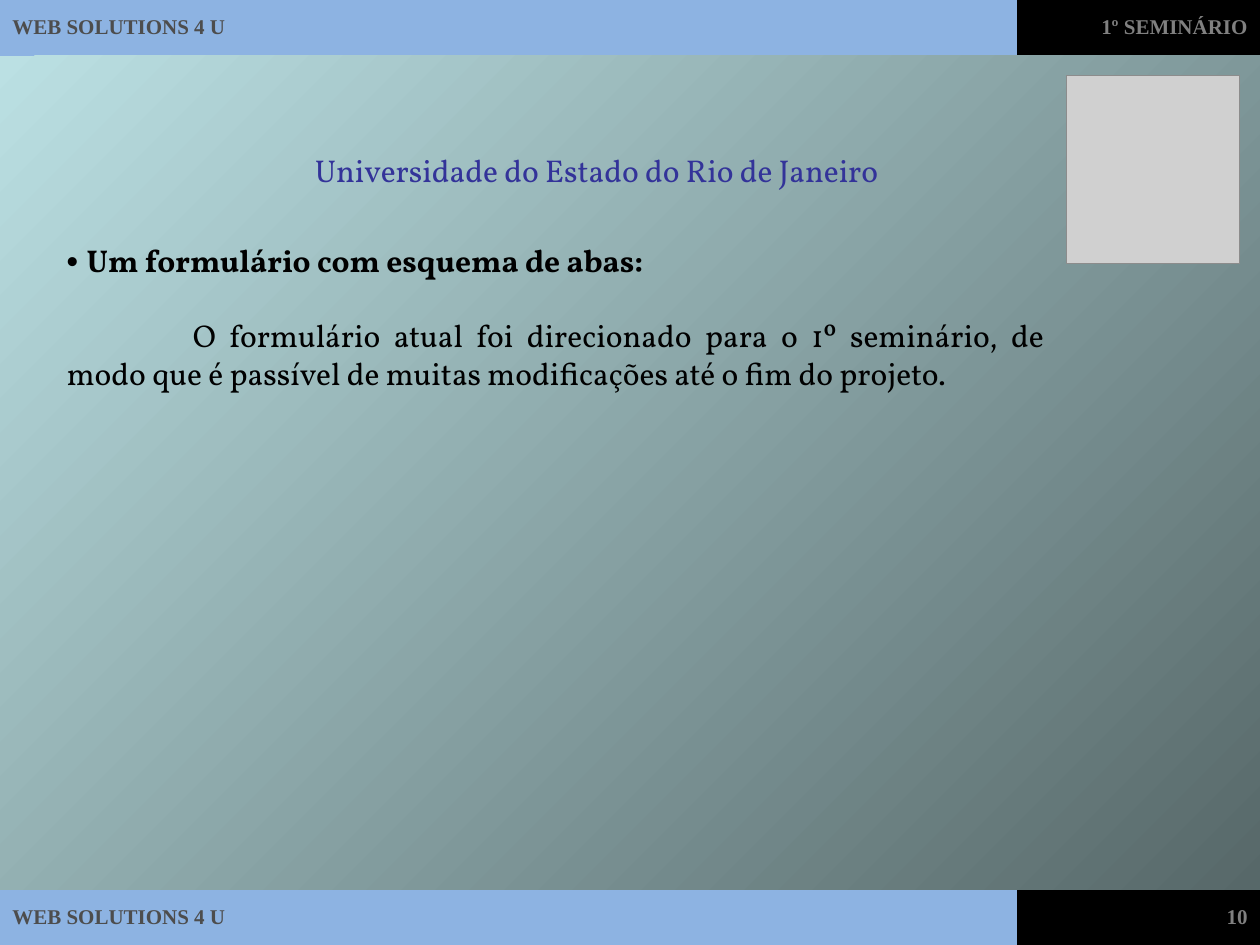
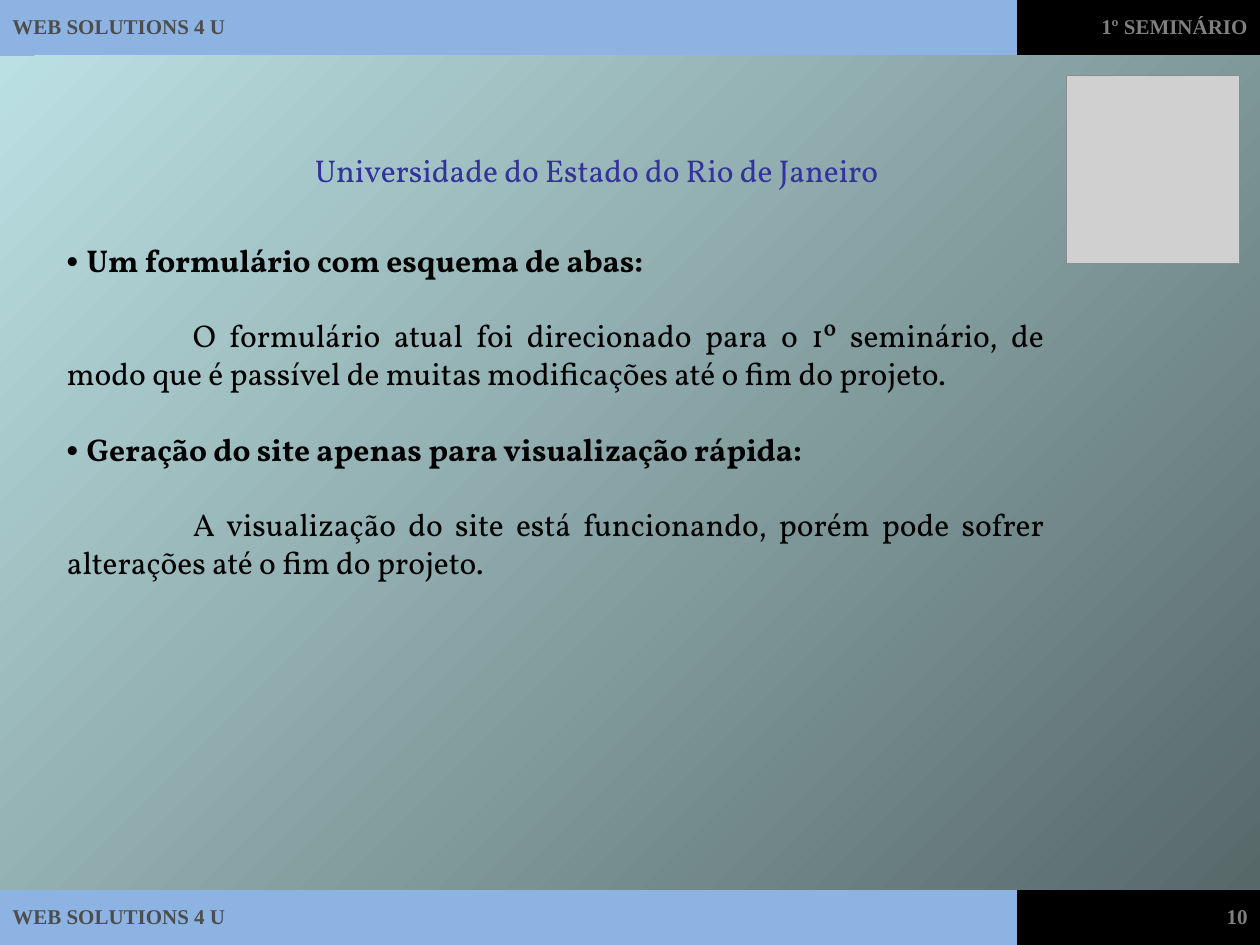
Before and after one commit to ms-uerj/cloudcw, a slide deck: slide 10 of Trunk/Documentos/SlidesES.ppt. Drawn at 1260x945 pixels with LibreOffice and Linux fonts; fonts in the diff are those of the drawing; grey boxes stand for pictures. Boxes give left, top, right and bottom in pixels: in the first picture for what was removed or moved away, otherwise in the second. Text is boxed around its words. In the diff, an @@ line names an element or a change of style, - is before the commit and + after.

```diff
--- a/Trunk/Documentos/SlidesES.ppt
+++ b/Trunk/Documentos/SlidesES.ppt
@@ text at [67, 438, 1044, 582]: paragraphs added @@
+• Geração do site apenas para visualização rápida:
+A visualização do site está funcionando, porém pode sofrer alterações até o fim do projeto.
```
Also in this commit, not shown: 1 other slide changed, 1 other file.
